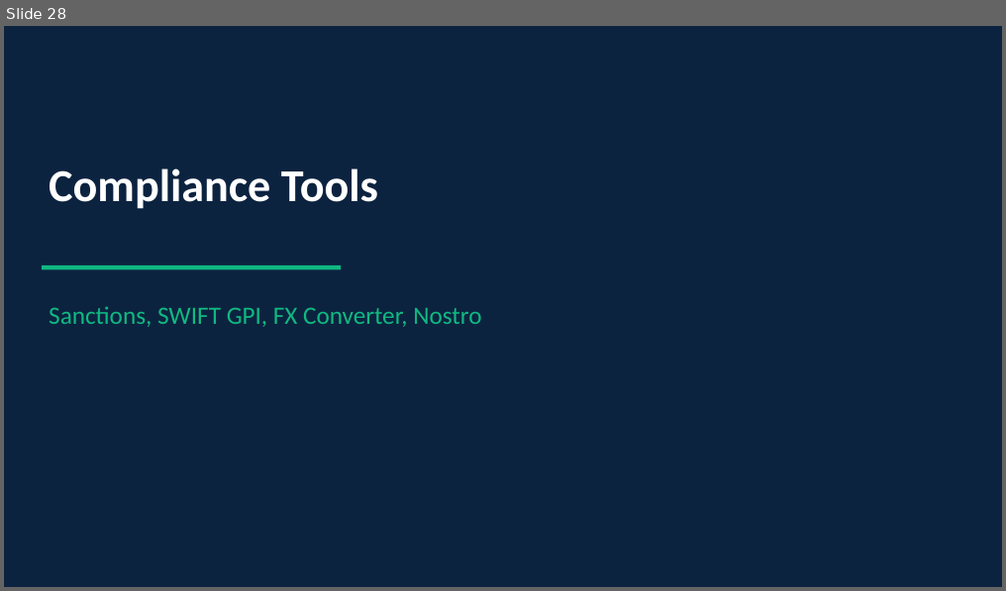
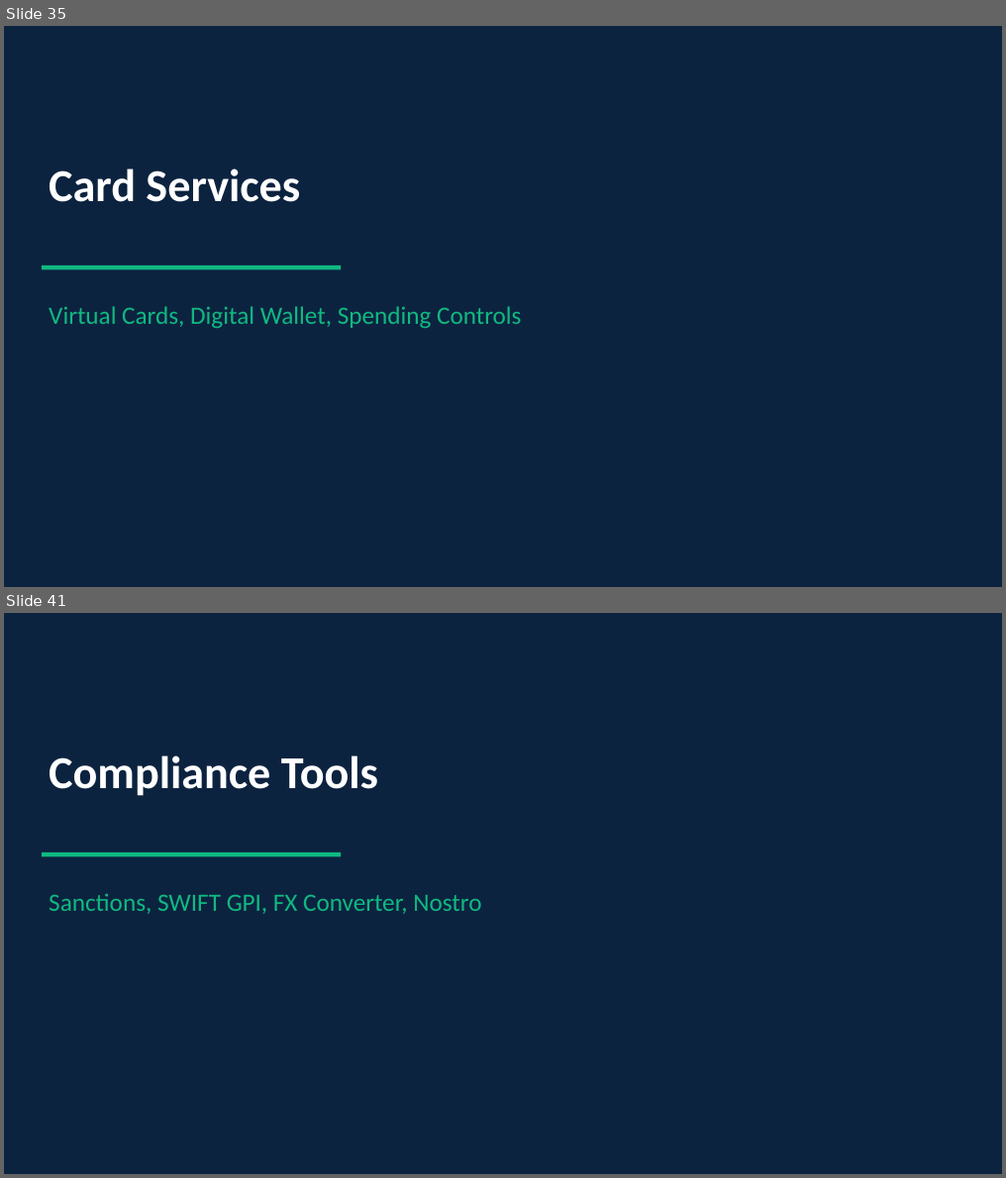
Before and after one commit to mohammedidriss/G9-IPTS, a slide deck: docs/G9-IPTS_Demo_Walkthrough.pptx. Shown one above the other, each under a label of ours: slide 28 before the commit, slides 35 and 41 after it; the slides between them are not shown. The pictures are 1006x591 and 1006x1178 pixels, drawn with LibreOffice and Linux fonts; fonts in the diff are those of the drawing. Boxes give left, top, right and bottom in pixels: in the first picture for what was removed or moved away, otherwise in the second. Text is boxed around its words. In the diff, an @@ line names an element or a change of style, - is before the commit and + after.

```diff
--- a/docs/G9-IPTS_Demo_Walkthrough.pptx
+++ b/docs/G9-IPTS_Demo_Walkthrough.pptx
@@ slide 35 added at (4,26,1002,587), background #0C2340; not listed: 1 template element that a slide beside it also shows @@
@@ text added at (49,169,300,202), 44 pt, text #FFFFFF, bold @@
+Card Services
@@ text added at (49,306,521,329), 24 pt, text #10B981 @@
+Virtual Cards, Digital Wallet, Spending Controls
@@ what was slide 28 is now slide 41 @@
```
Also in this commit, not shown: 7 slides changed, 15 other slides added, 3 slides removed, 20 other files.
